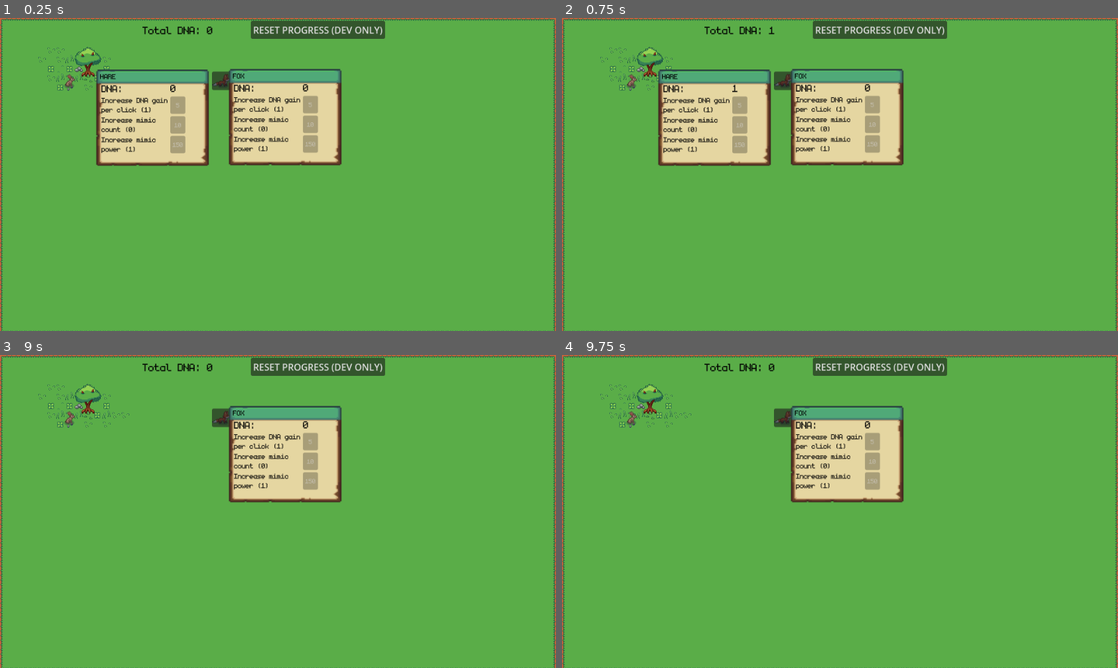
Above: before the commit, frames 1-4 (two rows, left to right).
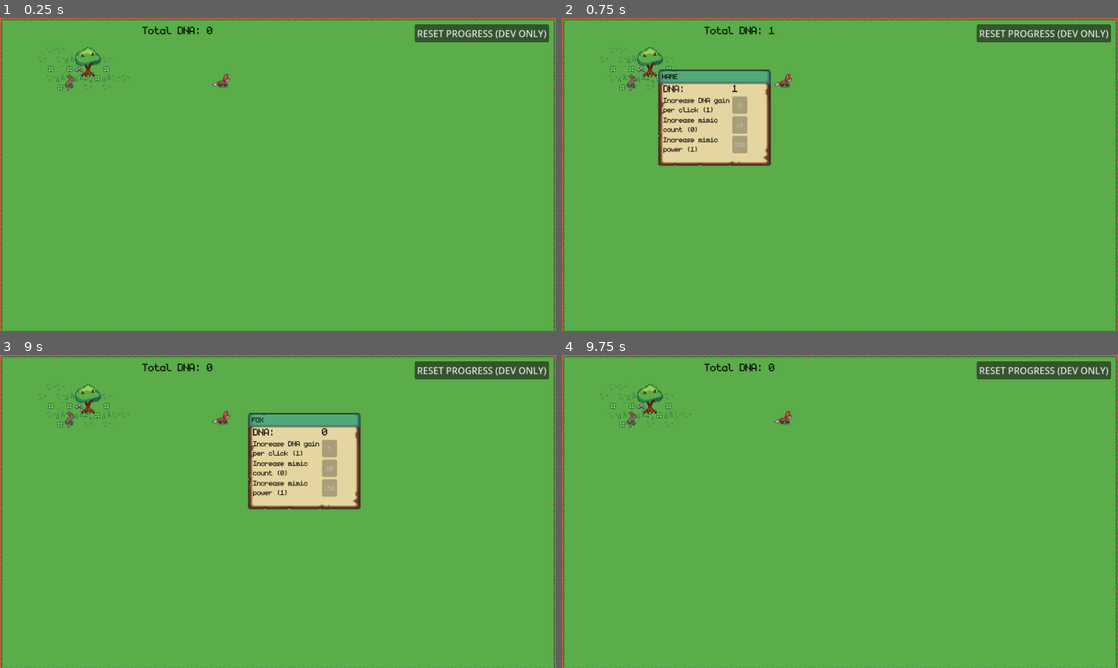
Above: after the commit, the same moments.

Repository: ViachaslauS/prey-clicker
Game: Godot game, scene res://scenes/main_scene.tscn
The game is run twice, just before and just after one commit, with the same random seed, the same clock (stepped at 60 frames per second) and the same inputs.
Inputs (mouse positions are in pixels of both pictures, inside the frame that each line leads up to):
- Up to frame 1 (0.25 s): no input
- Up to frame 2 (0.75 s): click (645, 71) at 0.52 s
- Up to frame 3 (9 s): click (83, 408) at 1.27 s; click (83, 408) at 2.02 s; click "RESET PROGRESS (DEV ONLY)" at 2.75 s; move the mouse to (400, 495) at 3.52 s; move the mouse to (166, 527) at 4.27 s; move the mouse to (333, 442) at 5.02 s; move the mouse to (250, 574) at 5.77 s; move the mouse to (444, 558) at 6.52 s; move the mouse to (111, 464) at 7.27 s; move the mouse to (305, 511) at 8.02 s; move the mouse to (194, 433) at 8.77 s
- Up to frame 4 (9.75 s): move the mouse to (962, 495) at 9.52 s

The runs differ from the first frame. In frame 1, 16% of the frame differs, in the area x 17-99%, y 0-48%; in frame 2, 9.3%; in frame 3, 8.8%; in frame 4, 9.3%.

Commit message:
Small improvements

Diff:
--- a/res/data/animals/fox_sprite_frames.tres
+++ b/res/data/animals/fox_sprite_frames.tres
@@ -1,7 +1,7 @@
-[gd_resource type="SpriteFrames" format=3]
-
-[ext_resource type="Texture2D" path="res://res/objects/Fox/Fox_Idle_with_shadow.png" id="1_gyf41"]
-[ext_resource type="Texture2D" path="res://res/objects/Fox/Fox_Run_with_shadow.png" id="2_14vqj"]
+[gd_resource type="SpriteFrames" format=3 uid="uid://ckgt2tgpe1c1k"]
+
+[ext_resource type="Texture2D" uid="uid://b7mxxyolpc1mv" path="res://res/objects/Fox/Fox_Idle_with_shadow.png" id="1_gyf41"]
+[ext_resource type="Texture2D" uid="uid://dkoosq8dx3tvw" path="res://res/objects/Fox/Fox_Run_with_shadow.png" id="2_14vqj"]
 
 [sub_resource type="AtlasTexture" id="AtlasTexture_o8im6"]
 atlas = ExtResource("1_gyf41")
--- a/scenes/main_scene.tscn
+++ b/scenes/main_scene.tscn
@@ -10,8 +10,10 @@
 [ext_resource type="PackedScene" uid="uid://dmak14jlsm8wa" path="res://scenes/HarePopup.tscn" id="8_c1pb6"]
 [ext_resource type="Script" uid="uid://21l1eg6db52a" path="res://scripts/hare_handler.gd" id="9_c1pb6"]
 [ext_resource type="FontFile" uid="uid://bc6y2arq85qo5" path="res://res/ui/monogram.ttf" id="10_6wevv"]
+[ext_resource type="Resource" path="res://res/data/animals/hare_data.tres" id="10_r6p65"]
 [ext_resource type="Script" uid="uid://cbemn0cwv40br" path="res://scripts/fox_handler.gd" id="11_qhgtx"]
-[ext_resource type="SpriteFrames" path="res://res/data/animals/fox_sprite_frames.tres" id="12_r2u6p"]
+[ext_resource type="SpriteFrames" uid="uid://ckgt2tgpe1c1k" path="res://res/data/animals/fox_sprite_frames.tres" id="12_r2u6p"]
+[ext_resource type="Resource" path="res://res/data/animals/fox_data.tres" id="13_4w45t"]
 
 [sub_resource type="TileSetAtlasSource" id="TileSetAtlasSource_pw63i"]
 texture = ExtResource("1_w2twt")
@@ -596,12 +598,13 @@
 
 [node name="HareHandler" type="Node" parent="Hare" unique_id=1587163791]
 script = ExtResource("9_c1pb6")
+data = ExtResource("10_r6p65")
 
 [node name="ResetProgressButton" type="Button" parent="." unique_id=1675740570]
-offset_left = 433.0
-offset_top = 5.019165
-offset_right = 665.0
-offset_bottom = 36.019165
+offset_left = 716.0
+offset_top = 11.0
+offset_right = 948.0
+offset_bottom = 42.0
 text = "RESET PROGRESS (DEV ONLY)"
 
 [node name="DNA_Amount" type="Label" parent="." unique_id=1115432066]
@@ -617,27 +620,31 @@
 sprite_frames = ExtResource("12_r2u6p")
 animation = &"idle-right"
 autoplay = "idle-right"
+frame_progress = 0.26008433
 
 [node name="Button" type="Button" parent="Fox" unique_id=1423730580]
+self_modulate = Color(1, 1, 1, 0)
 custom_minimum_size = Vector2(32, 32)
-offset_left = -16.0
-offset_top = -15.0
-offset_right = 16.0
-offset_bottom = 17.0
+offset_left = -59.0
+offset_top = -31.410286
+offset_right = 72.0
+offset_bottom = 60.17943
 script = ExtResource("7_18nlu")
 handler_path = NodePath("../FoxHandler")
 popup_path = NodePath("FoxPopup")
 
 [node name="FoxPopup" parent="Fox/Button" unique_id=1942270965 instance=ExtResource("8_c1pb6")]
 layout_mode = 1
-offset_left = 11.0
-offset_top = -20.410286
-offset_right = 213.0
-offset_bottom = 148.67944
+offset_left = 37.5
+offset_top = -21.794857
+offset_right = 239.5
+offset_bottom = 147.29488
+mouse_filter = 1
 handler_path = NodePath("../../FoxHandler")
 
 [node name="FoxHandler" type="Node" parent="Fox" unique_id=1325440141]
 script = ExtResource("11_qhgtx")
+data = ExtResource("13_4w45t")
 
 [connection signal="button_down" from="Hare/Button" to="Hare/Button" method="_on_button_down"]
 [connection signal="button_up" from="Hare/Button" to="Hare/Button" method="_on_button_up"]
--- a/scripts/animal_popup.gd
+++ b/scripts/animal_popup.gd
@@ -17,6 +17,7 @@
 var _handler: AnimalHandlerBase
 
 func _ready() -> void:
+	hide()
 	_handler = get_node_or_null(handler_path) as AnimalHandlerBase
 	if _handler == null:
 		push_warning("AnimalPopup could not find AnimalHandlerBase at path: %s" % str(handler_path))
--- a/scripts/hare_data.gd
+++ /dev/null
@@ -1,14 +0,0 @@
-extends Node
-
-
-const per_level_on_click_add_amount = 1
-
-# Called when the node enters the scene tree for the first time.
-func _ready() -> void:
-	pass # Replace with function body.
-
-func _on_click():
-	SaveManager.add_dna(SaveManager.DNAType.Rabbit, _get_on_click_add_amount())
-
-func _get_on_click_add_amount() -> int:
-	return SaveManager.get_value("rabbit_on_click_amount_level", 1) * per_level_on_click_add_amount
--- a/scripts/hare_handler_legacy.gd
+++ /dev/null
@@ -1,83 +0,0 @@
-extends Node
-
-# Legacy backup copy kept without global class registration.
-
-const passive_hare_gain_time : float = 0.5
-var passive_hare_gain_timer : float = 0
-
-const per_level_passive_hare_gain : int = 1
-const per_level_passive_hare_gain_upgrade_cost = 10
-
-const per_level_mimic_count_upgrade_cost = 50
-
-const mimic_count : int = 0
-
-const HareDNAClickGainPerLevel : int = 1
-const hare_dna_gain_per_click_upgrade_cost = 5
-const hare_dna_gain_per_click_max_level = 5
-
-static var HareDNAClickGainLevelName : String = "hare_dna_click_gain_level"
-
-static var HarePassiveGainLevelName : String = "hare_gain_passive_amount_level"
-static var HareMimicCount : String = "hare_mimic_count"
-
-# Called when the node enters the scene tree for the first time.
-func _ready() -> void:
-	passive_hare_gain_timer = passive_hare_gain_time
-
-# Called every frame. 'delta' is the elapsed time since the previous frame.
-func _process(delta: float) -> void:
-	passive_hare_gain_timer -= delta
-	if passive_hare_gain_timer <= 0:
-		passive_hare_gain_timer = passive_hare_gain_time
-		SaveManager.add_dna(SaveManager.DNAType.Hare, get_hare_mimic_count() * get_passive_hare_gain_amount())
-
-static func get_passive_hare_gain_amount() -> int:
-	return get_passive_hare_gain_level() * per_level_passive_hare_gain
-
-static func get_passive_hare_gain_level() -> int:
-	return SaveManager.get_value(HarePassiveGainLevelName, 1)
-
-static func get_next_passive_hare_gain_level_cost() -> int:
-	return 100 + get_passive_hare_gain_level() * per_level_passive_hare_gain_upgrade_cost * 5
-
-static func can_be_passive_hare_gain_upgraded() -> bool:
-	return SaveManager.get_dna(SaveManager.DNAType.Hare) >= get_next_passive_hare_gain_level_cost()
-
-static func upgrade_hare_passive_gain_level():
-	if can_be_passive_hare_gain_upgraded():
-		SaveManager.add_dna(SaveManager.DNAType.Hare, -get_next_passive_hare_gain_level_cost())
-		SaveManager.set_value(HarePassiveGainLevelName, get_passive_hare_gain_level() + 1)
-
-static func get_hare_mimic_count():
-	return SaveManager.get_value(HareMimicCount)
-
-static func get_hare_mimic_count_upgrade_cost():
-	return 10 + get_hare_mimic_count() * per_level_mimic_count_upgrade_cost
-
-static func can_be_hare_mimic_count_upgraded():
-	return SaveManager.get_dna(SaveManager.DNAType.Hare) >= get_hare_mimic_count_upgrade_cost()
-
-static func upgrade_hare_mimic_count():
-	if can_be_hare_mimic_count_upgraded():
-		SaveManager.add_dna(SaveManager.DNAType.Hare, -get_hare_mimic_count_upgrade_cost())
-		SaveManager.set_value(HareMimicCount, get_hare_mimic_count() + 1)
-
-static func get_current_dna_gain_level_per_click():
-	return SaveManager.get_value(HareDNAClickGainLevelName, 1)
-
-static func get_current_hare_dna_gain_per_click() -> int:
-	return get_current_dna_gain_level_per_click() * HareDNAClickGainPerLevel
-
-static func can_be_dna_gain_per_click_upgraded() -> bool:
-	return get_current_dna_gain_level_per_click() < hare_dna_gain_per_click_max_level && SaveManager.get_dna(SaveManager.DNAType.Hare) >= get_current_dna_gain_per_click_upgrade_cost()
-
-static func get_current_dna_gain_per_click_upgrade_cost() -> int:
-	if get_current_dna_gain_level_per_click() >= hare_dna_gain_per_click_max_level:
-		return 0
-	return get_current_dna_gain_level_per_click() * hare_dna_gain_per_click_upgrade_cost
-
-static func upgrade_current_dna_gain_per_click():
-	if can_be_dna_gain_per_click_upgraded():
-		SaveManager.add_dna(SaveManager.DNAType.Hare, -get_current_dna_gain_per_click_upgrade_cost())
-		SaveManager.set_value(HareDNAClickGainLevelName, get_current_dna_gain_level_per_click() + 1)
--- a/scripts/hare_popup_legacy.gd
+++ /dev/null
@@ -1,42 +0,0 @@
-extends Control
-
-@onready var UpgradeHarePassiveGainButton = $GridContainer/IncreaseMimicPowerButton
-@onready var UpgradeHarePassiveGainLabel = $GridContainer/IncreaseMimicPowerLabel
-@onready var HareDNACount = $GridContainer/HareDNA_Count
-
-@onready var HareMimicCountLabel = $GridContainer/IncreaseMimicCountLabel
-@onready var HareMimicCountButton = $GridContainer/HareMimicCountButton
-
-@onready var DNAPerClickLevelLabel = $GridContainer/DnaPerClickLevel
-@onready var DNAPerClickLevelButton = $GridContainer/DnaPerClickButton
-
-# Called when the node enters the scene tree for the first time.
-func _ready() -> void:
-	pass # Replace with function body.
-
-
-# Called every frame. 'delta' is the elapsed time since the previous frame.
-func _process(delta: float) -> void:
-	HareDNACount.text = Helper.big_int_formatter(SaveManager.get_dna(SaveManager.DNAType.Hare))
-
-	HareMimicCountButton.disabled = !HareHandler.can_be_hare_mimic_count_upgraded()
-	UpgradeHarePassiveGainButton.disabled = HareHandler.get_hare_mimic_count() == 0 || !HareHandler.can_be_passive_hare_gain_upgraded()
-	DNAPerClickLevelButton.disabled = !HareHandler.can_be_dna_gain_per_click_upgraded()
-
-	DNAPerClickLevelLabel.text = "Increase DNA gain\nper click (%s)" % Helper.big_int_formatter(HareHandler.get_current_dna_gain_level_per_click())
-	DNAPerClickLevelButton.text = Helper.big_int_formatter(HareHandler.get_current_dna_gain_per_click_upgrade_cost())
-
-	UpgradeHarePassiveGainButton.text = Helper.big_int_formatter(HareHandler.get_next_passive_hare_gain_level_cost())
-	UpgradeHarePassiveGainLabel.text = "Increase mimic\npower (%s)" % Helper.big_int_formatter(HareHandler.get_passive_hare_gain_level())
-
-	HareMimicCountLabel.text = "Increase mimic\ncount (%s)" % Helper.big_int_formatter(HareHandler.get_hare_mimic_count())
-	HareMimicCountButton.text = Helper.big_int_formatter(HareHandler.get_hare_mimic_count_upgrade_cost())
-
-func _on_hare_upgrade_button_pressed() -> void:
-	HareHandler.upgrade_hare_mimic_count()
-
-func _on_increase_mimic_power_button_pressed() -> void:
-	HareHandler.upgrade_hare_passive_gain_level()
-
-func _on_dna_per_click_button_pressed() -> void:
-	HareHandler.upgrade_current_dna_gain_per_click()
--- a/scripts/hare_popup_rect_legacy.gd
+++ /dev/null
@@ -1,2 +0,0 @@
-extends AnimalClickButton
-class_name HareClickButton
Not shown, removed: scripts/hare_data.gd.uid
Not shown, removed: scripts/hare_handler_legacy.gd.uid
Not shown, removed: scripts/hare_popup_legacy.gd.uid
Not shown, removed: scripts/hare_popup_rect_legacy.gd.uid
